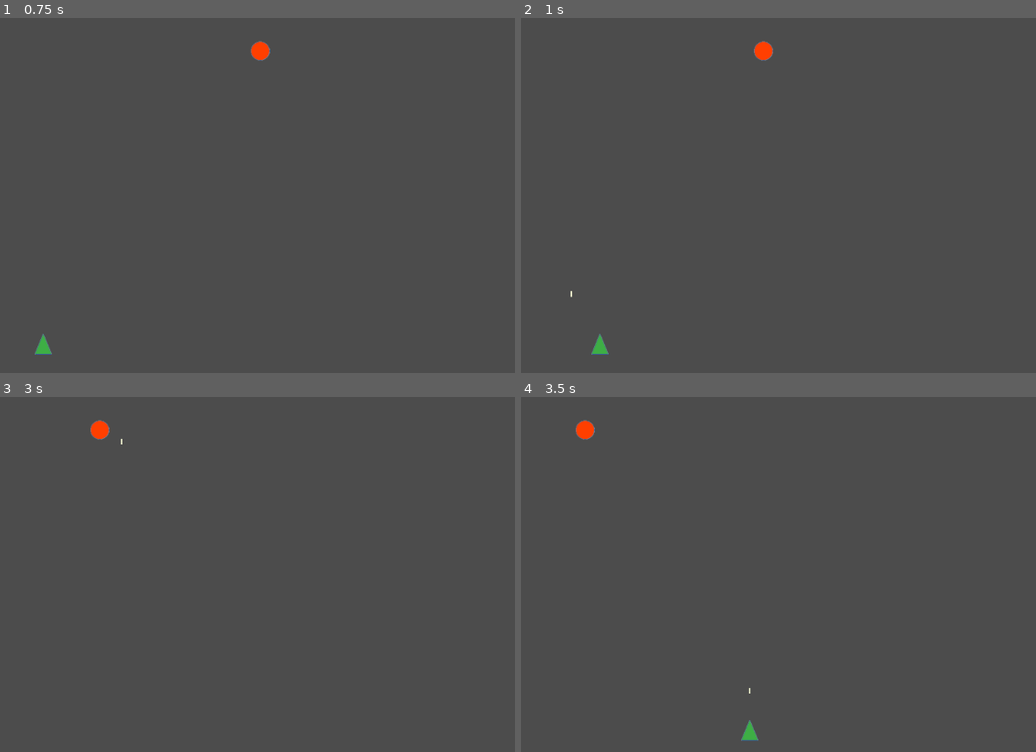
Above: before the commit, frames 1-4 (two rows, left to right).
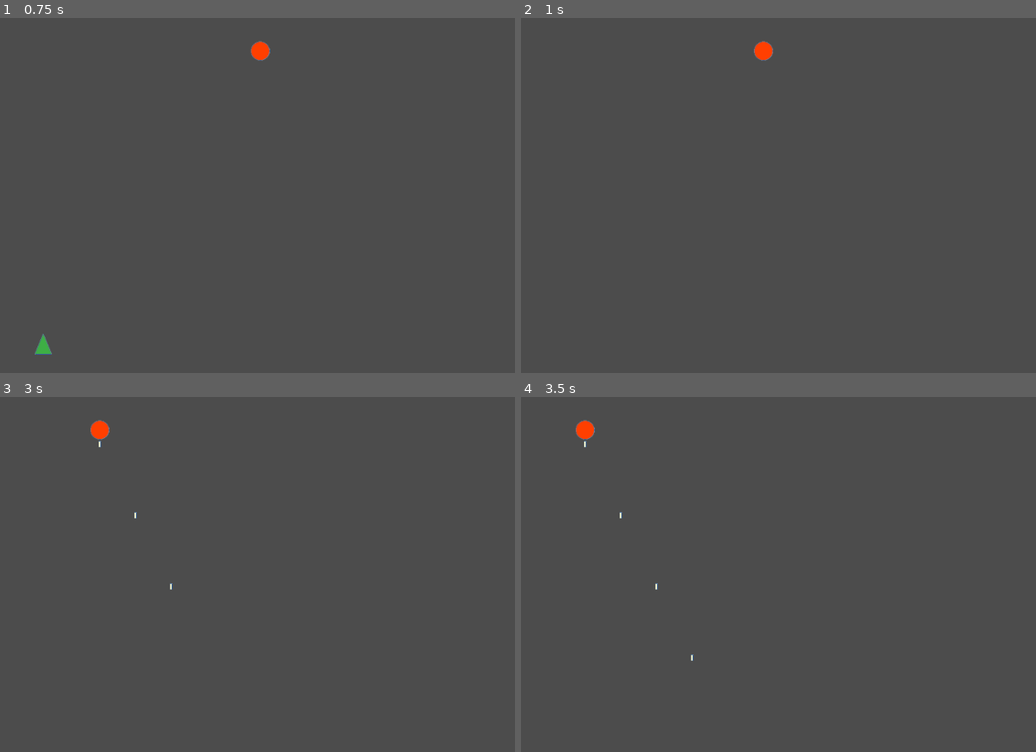
Above: after the commit, the same moments.

Repository: danieljohnson2/Shooty
Game: Godot game, scene res://Game.tscn
The game is run twice, just before and just after one commit, with the same random seed, the same clock (stepped at 60 frames per second) and the same inputs.
Inputs:
- Up to frame 1 (0.75 s): hold Right (ui_right) from 0.53 s (still down)
- Up to frame 2 (1 s): keep holding Right (ui_right); tap Space (ui_select) at 0.77 s
- Up to frame 3 (3 s): release Right (ui_right) at 1.28 s; hold Down (ui_down) 1.28-2.03 s; tap Space (ui_select) at 1.52 s; hold Right (ui_right) 2.03-2.78 s; hold Up (ui_up) from 2.78 s (still down)
- Up to frame 4 (3.5 s): keep holding Up (ui_up); tap Space (ui_select) at 3.02 s

Frame 1 is identical in both runs. In frame 2, 0.1% of the frame differs, in the area x 9-18%, y 76-95%; in frame 3, less than 0.1%; in frame 4, 0.2%, in the area x 12-47%, y 12-97%.

Commit message:
Enemy can shoot and kill player too

Diff:
--- a/Bullet.gd
+++ b/Bullet.gd
@@ -1,7 +1,7 @@
 extends RigidBody2D
 
-var speed = 300
-var duration = 1.5
+export var speed = 300
+export var duration = 1.5
 
 
 func _process(delta):
--- a/Bullet.tscn
+++ b/Bullet.tscn
@@ -26,6 +26,8 @@
 angular_velocity = 0.0
 angular_damp = -1.0
 script = ExtResource( 1 )
+speed = 300
+duration = 1.5
 
 [node name="Sprite" type="Sprite" parent="." index="0"]
 
--- a/Enemy.gd
+++ b/Enemy.gd
@@ -4,12 +4,25 @@
 var direction = -1
 var left = 100
 var right = 900
+var shot_time = .5
+var shot_time_remaining = 2
+
+onready var bulletTemplate = preload("res://Bullet.tscn")
 
 func _process(delta):
 	self.position.x += direction * speed * delta
 	if self.position.x > right: direction = -1
 	if self.position.x < left: direction = 1
 
+	shot_time_remaining -= delta
+	if shot_time_remaining <= 0:
+		shot_time_remaining = shot_time
+		var bullet = bulletTemplate.instance()
+		bullet.position = self.position + Vector2(0, 20)
+		bullet.duration = 2
+		bullet.speed = -200
+		get_parent().add_child(bullet)
+
 func _on_Enemy_body_entered(body):
 	if body.is_in_group("Bullet"):
 		body.queue_free()
--- a/Game.tscn
+++ b/Game.tscn
@@ -12,13 +12,27 @@
 
 [node name="Node2D" type="Node2D" index="0"]
 
-[node name="Player" type="KinematicBody2D" parent="." index="0"]
+[node name="Player" type="RigidBody2D" parent="." index="0"]
 
 position = Vector2( 50, 559 )
 input_pickable = false
 collision_layer = 1
 collision_mask = 1
-collision/safe_margin = 0.08
+mode = 3
+mass = 1.0
+friction = 1.0
+bounce = 0.0
+gravity_scale = 1.0
+custom_integrator = false
+continuous_cd = 0
+contacts_reported = 1
+contact_monitor = true
+sleeping = false
+can_sleep = true
+linear_velocity = Vector2( 0, 0 )
+linear_damp = -1.0
+angular_velocity = 0.0
+angular_damp = -1.0
 script = ExtResource( 1 )
 
 [node name="Sprite" type="Sprite" parent="Player" index="0"]
@@ -67,4 +81,6 @@
 scale = Vector2( 1.31972, 1.30984 )
 shape = SubResource( 1 )
 
+[connection signal="body_entered" from="Player" to="Player" method="_on_Player_body_entered"]
+
 [connection signal="body_entered" from="Enemy" to="Enemy" method="_on_Enemy_body_entered"]
--- a/Player.gd
+++ b/Player.gd
@@ -1,4 +1,4 @@
-extends KinematicBody2D
+extends RigidBody2D
 
 var speed = 200
 var directions = {
@@ -6,6 +6,7 @@
 	"ui_left": Vector2(-1,0),
 	"ui_up": Vector2(0,-1),
 	"ui_down": Vector2(0,1) }
+
 onready var bulletTemplate = preload("res://Bullet.tscn")
 
 func _ready():
@@ -29,3 +30,8 @@
 		bullet.position = self.position
 		bullet.position.y -= 10
 		get_parent().add_child(bullet)
+
+func _on_Player_body_entered(body):
+	if body.is_in_group("Bullet"):
+		body.queue_free()
+		self.queue_free()
--- a/project.godot
+++ b/project.godot
@@ -14,6 +14,11 @@
 run/main_scene="res://Game.tscn"
 config/icon="res://icon.png"
 
+[input]
+
+ui_quit=[ Object(InputEventKey,"resource_local_to_scene":false,"resource_name":"","device":0,"alt":false,"shift":false,"control":false,"meta":false,"command":false,"pressed":false,"scancode":16777217,"unicode":0,"echo":false,"script":null)
+ ]
+
 [rendering]
 
 environment/default_environment="res://default_env.tres"
